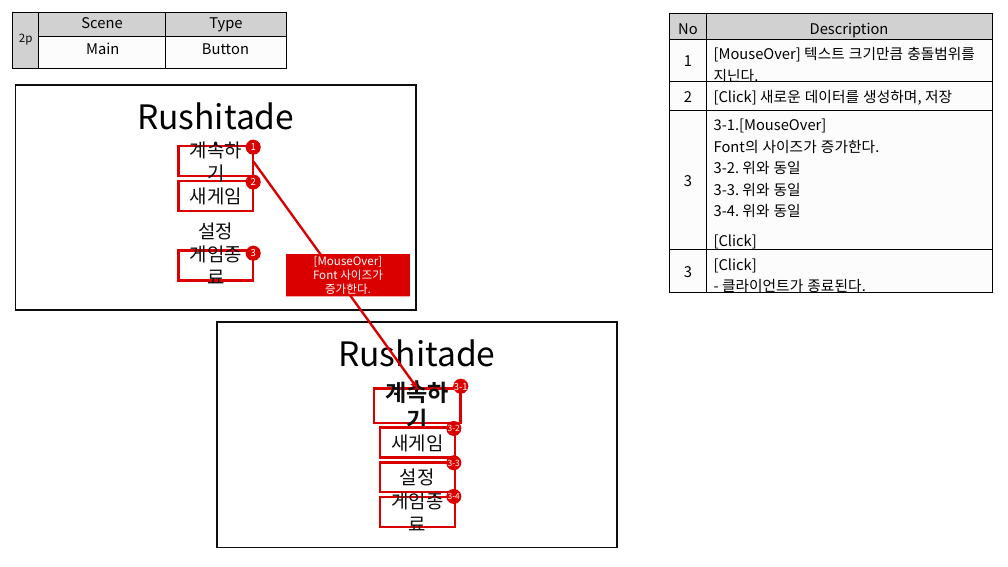
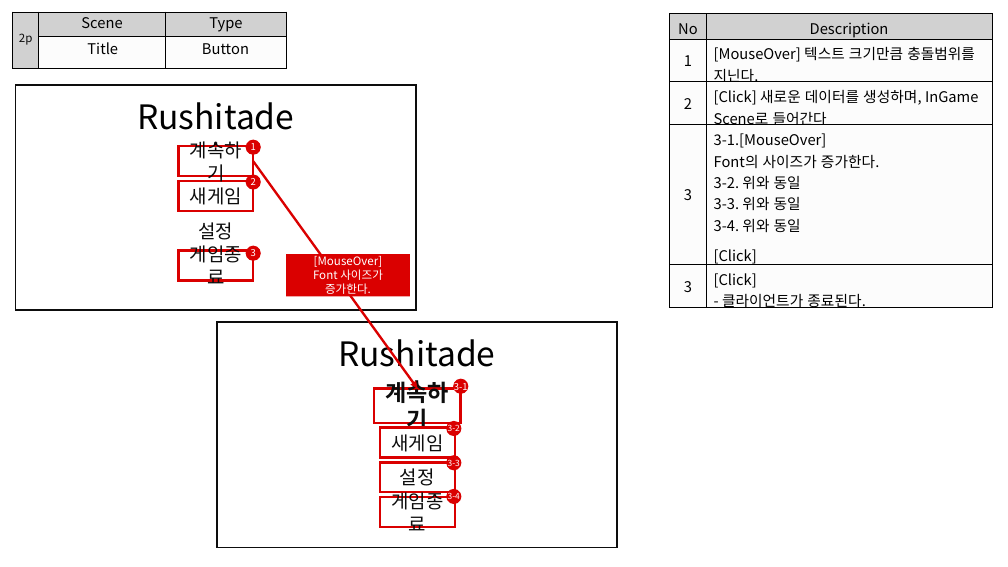
Before and after one commit to lde0707/Roguelike-Defense, a slide deck: slide 2 of UI.pptx. Drawn at 1008x567 pixels with LibreOffice and Linux fonts; fonts in the diff are those of the drawing. Boxes give left, top, right and bottom in pixels: in the first picture for what was removed or moved away, otherwise in the second. Text is boxed around its words. In the diff, an @@ line names an element or a change of style, - is before the commit and + after.

```diff
--- a/UI.pptx
+++ b/UI.pptx
@@ table at (670, 14, 993, 312) @@
-row 3, column 2: [Click] 새로운 데이터를 생성하며, 저장
+row 3, column 2: [Click] 새로운 데이터를 생성하며, InGame Scene로 들어간다
@@ text at (87, 42, 118, 54): text changed @@
-Main
+Title
```
Also in this commit, not shown: 3 other slides changed, 6 other files.
